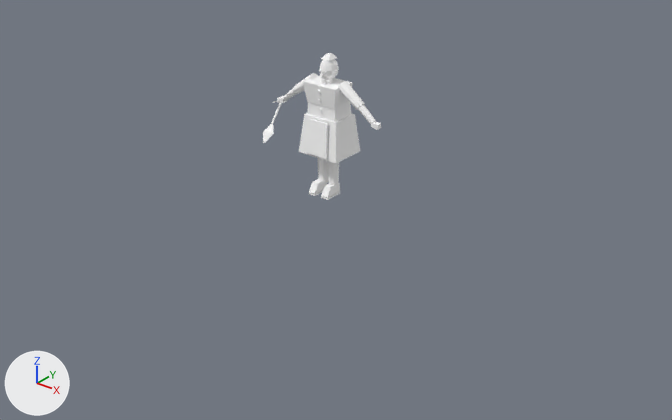
The Blender file ArtSource/Pedestrians/Blender/YardBabushka3D.blend as it was, and as the next commit left it.
The view is the same before and after, from a camera (50 mm lens) standing at (6.64, -8.15, 4.83) and looking at (0.2, -0.1, -0.15). Every picture has the same lights, and +X, +Y and +Z are marked at lower left. The picture after the commit comes second.

Names of what the first picture shows: 'CLO_Apron', 'CLO_Skirt', 'GEO_Bust' and 17 more.
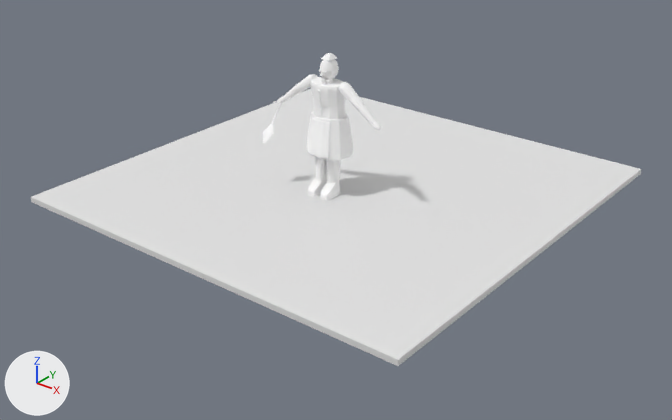
Pixel boxes [x1, y1, x2, y2] of what changed, in the pictures (672 x 420 px):
'PreviewGround', added
    after: [31, 89, 641, 366]
'CLO_Skirt', reshaped
    before: [299, 113, 360, 163]
    after: [306, 111, 353, 160]

What the commit changed:
Material 'MAT_PreviewGround' (mat_mat_previewground) is new.
Its base color is (0.8, 0.8, 0.8) (white #e7e7e7).
me_clo_skirt_mesh is used by ob_clo_skirt; location (0.0, 0.01, 0.83).
me_clo_skirt_mesh had 8 vertices, 6 faces and spanned x -0.292..0.292, y -0.224..0.249, z -0.307..0.172.
me_clo_skirt_mesh now has 48 vertices, 38 faces and spans x -0.306..0.306, y -0.232..0.257, z -0.307..0.172.
me_clo_skirt_mesh part 1: the whole mesh is rebuilt.
Mesh me_previewground_mesh is new.
It is a box spanning x -2.75..2.75, y -2.4..3.1, z -0.07..0.0.
It uses material mat_mat_previewground (white #e7e7e7).
Object 'PreviewGround' (ob_previewground) is new; it shows me_previewground_mesh.
Its location is (0.0, 0.0, 0.0).
